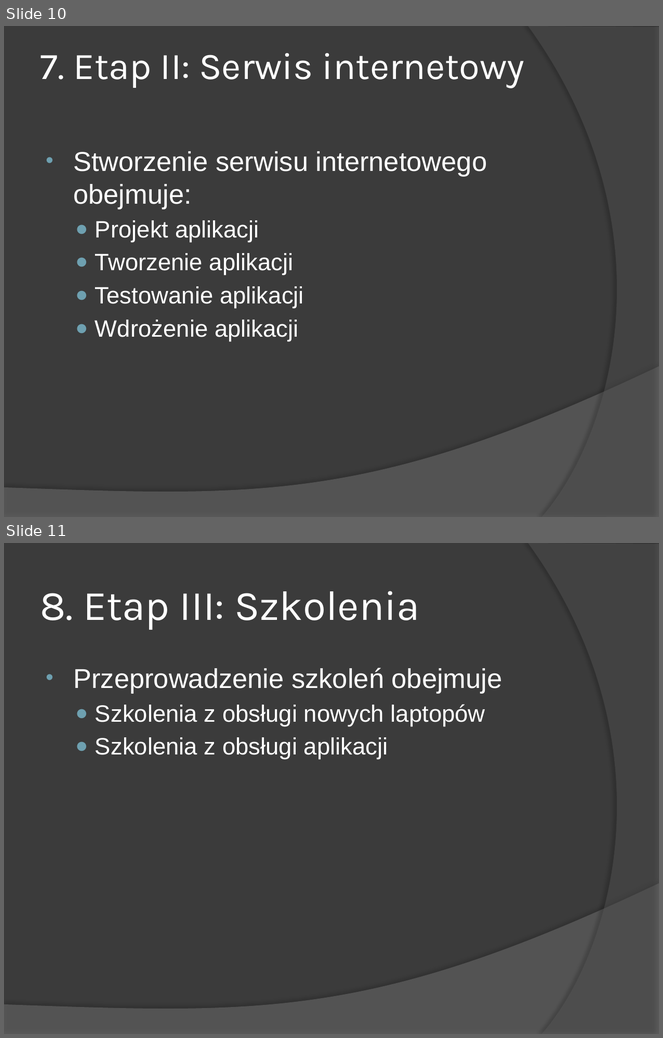
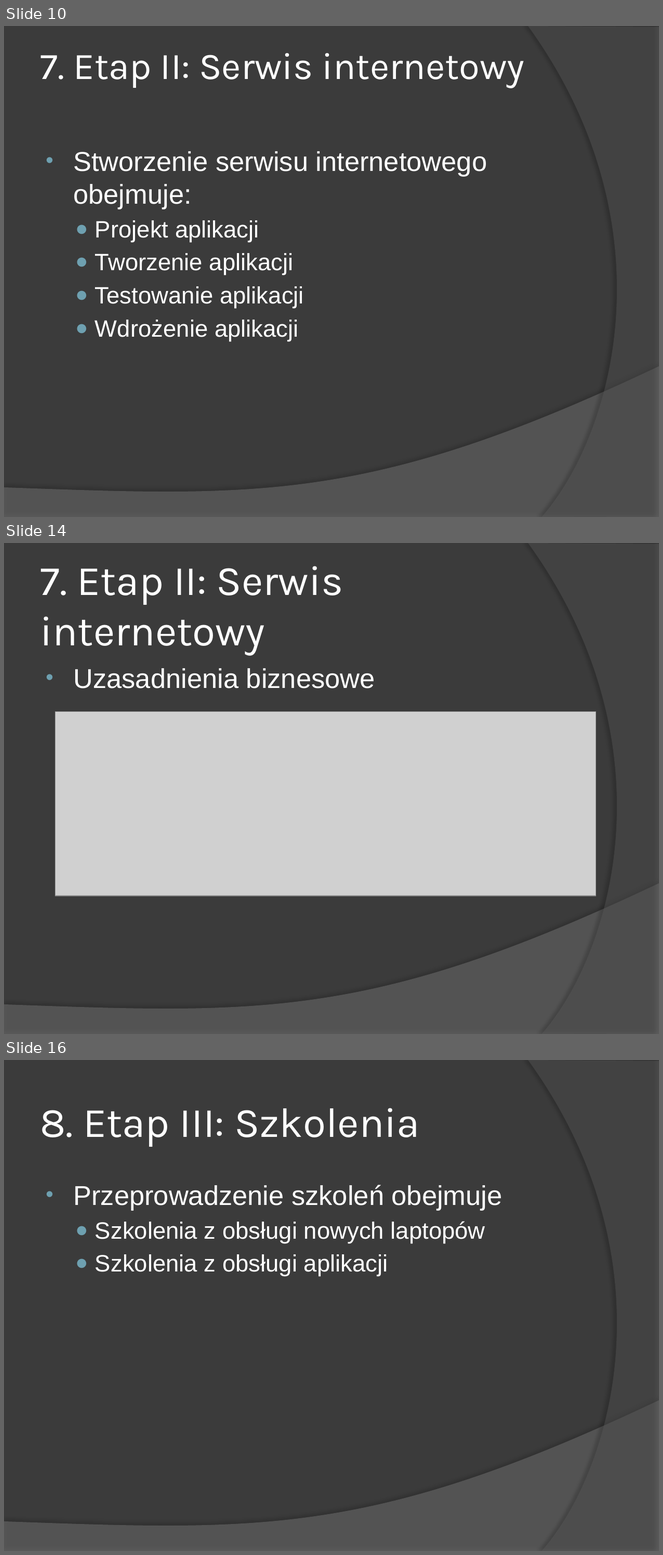
Before and after one commit to kuba946/ProjektIndywidualny, a slide deck: __Prezentacja/Prezentacja_systemu.pptx. Shown one above the other, each under a label of ours: slides 10 and 11 before the commit, slides 10, 14 and 16 after it; the slides between them are not shown. The pictures are 663x1038 and 663x1555 pixels, drawn with LibreOffice and Linux fonts; fonts in the diff are those of the drawing; grey boxes stand for pictures. Boxes give left, top, right and bottom in pixels: in the first picture for what was removed or moved away, otherwise in the second. Text is boxed around its words. In the diff, an @@ line names an element or a change of style, - is before the commit and + after.

```diff
--- a/__Prezentacja/Prezentacja_systemu.pptx
+++ b/__Prezentacja/Prezentacja_systemu.pptx
@@ slide 14 added at [4,543,659,1034], background #3B3B3B; not listed: 2 template elements that a slide beside it also shows @@
@@ title added at [40,566,344,655], 46 pt, text #FFFFFF @@
+7. Etap II: Serwis internetowy
@@ text added at [73,668,375,689], 30 pt, text #FFFFFF @@
+• Uzasadnienia biznesowe
@@ picture added at [55,712,596,896] @@
@@ what was slide 11 is now slide 16 @@
```
Also in this commit, not shown: 2 slides changed, 4 other slides added.
